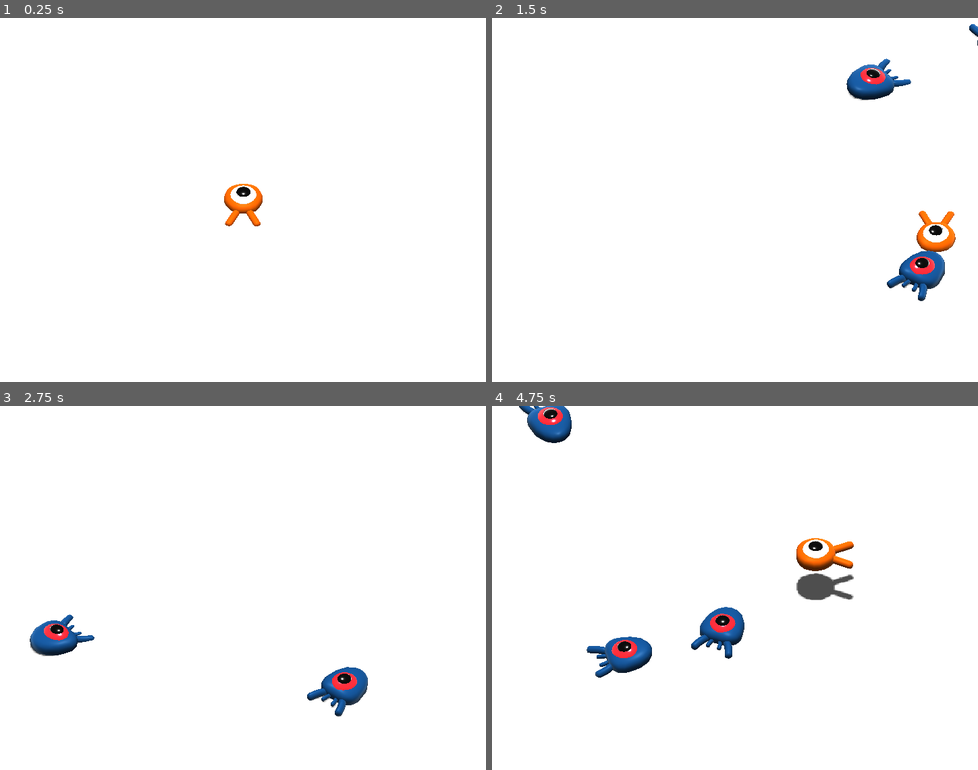
Above: before the commit, frames 1-4 (two rows, left to right).
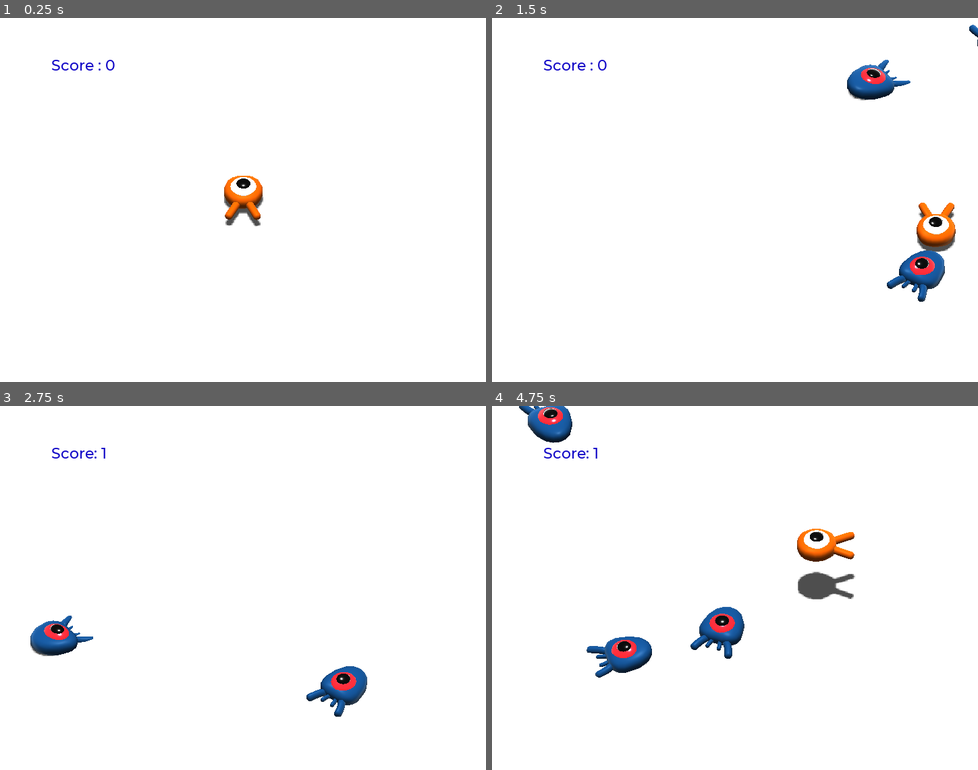
Above: after the commit, the same moments.

Repository: ggolden/godot_squash_the_creeps
Game: Godot game, scene res://Main.tscn
The game is run twice, just before and just after one commit, with the same random seed, the same clock (stepped at 60 frames per second) and the same inputs.
Inputs:
- Up to frame 1 (0.25 s): no input
- Up to frame 2 (1.5 s): tap Enter at 0.5 s; hold Right (move_right) 0.53-1.28 s; tap Space (jump) at 0.77 s; hold Down (move_back) from 1.28 s (still down)
- Up to frame 3 (2.75 s): tap Space (jump) at 1.52 s; release Down (move_back) at 2.03 s; hold Right (move_right) from 2.03 s (still down)
- Up to frame 4 (4.75 s): release Right (move_right) at 2.78 s; hold Up (move_forward) 2.78-3.53 s; tap Space (jump) at 3.02, 3.77, 4.52 s; hold Left (move_left) from 3.53 s (still down)

The runs differ from the first frame. In frame 1, 0.9% of the frame differs, in the area x 10-55%, y 11-58%; in frame 2, 1.1%; in frame 3, 0.3%; in frame 4, 1.4%, in the area x 5-75%, y 0-75%.

Commit message:
moving along

Diff:
--- a/Main.gd
+++ b/Main.gd
@@ -19,3 +19,8 @@
 	var player_position = $Player.transform.origin
 	mob.initialize(mob_spawn_location.translation, player_position)
 	add_child(mob)
+	mob.connect("squashed", $UserInterface/ScoreLabel, "_on_Mob_squashed")
+
+
+func _on_Player_hit():
+	$MobTimer.stop()
--- a/Main.tscn
+++ b/Main.tscn
@@ -1,8 +1,10 @@
-[gd_scene load_steps=9 format=2]
+[gd_scene load_steps=13 format=2]
 
 [ext_resource path="res://Player.tscn" type="PackedScene" id=1]
 [ext_resource path="res://Main.gd" type="Script" id=2]
 [ext_resource path="res://Mob.tscn" type="PackedScene" id=3]
+[ext_resource path="res://fonts/Montserrat-Medium.ttf" type="DynamicFontData" id=4]
+[ext_resource path="res://ScoreLabel.gd" type="Script" id=5]
 
 [sub_resource type="BoxShape" id=1]
 extents = Vector3( 30, 1, 30 )
@@ -20,6 +22,13 @@
 "points": PoolVector3Array( 0, 0, 0, 0, 0, 0, -14.0021, 0, -15.3811, 0, 0, 0, 0, 0, 0, 13.79, 0, -15.3104, 0, 0, 0, 0, 0, 0, 14.4265, 0, 15.5226, 0, 0, 0, 0, 0, 0, -14.0729, 0, 15.5933, 0, 0, 0, 0, 0, 0, -14.0021, 0, -15.3811 ),
 "tilts": PoolRealArray( 0, 0, 0, 0, 0 )
 }
+
+[sub_resource type="DynamicFont" id=6]
+size = 22
+font_data = ExtResource( 4 )
+
+[sub_resource type="Theme" id=7]
+default_font = SubResource( 6 )
 
 [node name="Main" type="Node"]
 script = ExtResource( 2 )
@@ -83,4 +92,20 @@
 wait_time = 0.5
 autostart = true
 
+[node name="UserInterface" type="Control" parent="."]
+margin_right = 40.0
+margin_bottom = 40.0
+theme = SubResource( 7 )
+
+[node name="ScoreLabel" type="Label" parent="UserInterface"]
+margin_left = 76.0
+margin_top = 56.0
+margin_right = 131.0
+margin_bottom = 87.0
+custom_colors/font_color = Color( 0.0705882, 0.0313726, 0.780392, 1 )
+text = "Score : 0
+"
+script = ExtResource( 5 )
+
+[connection signal="hit" from="Player" to="." method="_on_Player_hit"]
 [connection signal="timeout" from="MobTimer" to="." method="_on_MobTimer_timeout"]
--- a/Player.gd
+++ b/Player.gd
@@ -1,4 +1,6 @@
 extends KinematicBody
+
+signal hit
 
 # How fast the player moves in meters per second.
 export var speed = 14
@@ -54,3 +56,13 @@
 			if Vector3.UP.dot(collision.normal) > 0.1:
 				mob.squash()
 				velocity.y = bounce_impulse
+
+
+
+
+func die():
+	emit_signal("hit")
+	queue_free()
+
+func _on_MobDetector_body_entered(body):
+	die()
--- a/Player.tscn
+++ b/Player.tscn
@@ -1,10 +1,14 @@
-[gd_scene load_steps=4 format=2]
+[gd_scene load_steps=5 format=2]
 
 [ext_resource path="res://art/player.glb" type="PackedScene" id=1]
 [ext_resource path="res://Player.gd" type="Script" id=2]
 
 [sub_resource type="SphereShape" id=1]
-radius = 0.8
+radius = 1.39876
+
+[sub_resource type="CylinderShape" id=2]
+height = 1.47069
+radius = 1.4481
 
 [node name="Player" type="KinematicBody"]
 collision_mask = 6
@@ -15,5 +19,16 @@
 [node name="Character" parent="Pivot" instance=ExtResource( 1 )]
 
 [node name="CollisionShape" type="CollisionShape" parent="."]
-transform = Transform( 1, 0, 0, 0, 1, 0, 0, 0, 1, 0, 0.825354, 0 )
+transform = Transform( 1, 0, 0, 0, 1, 0, 0, 0, 1, 0, 0.806121, 0.0200586 )
 shape = SubResource( 1 )
+
+[node name="MobDetector" type="Area" parent="."]
+collision_layer = 0
+collision_mask = 2
+monitorable = false
+
+[node name="CollisionShape" type="CollisionShape" parent="MobDetector"]
+transform = Transform( 1, 0, 0, 0, 1, 0, 0, 0, 1, 0, 0.530119, 0 )
+shape = SubResource( 2 )
+
+[connection signal="body_entered" from="MobDetector" to="." method="_on_MobDetector_body_entered"]
--- /dev/null
+++ b/ScoreLabel.gd
@@ -0,0 +1,8 @@
+extends Label
+
+var score = 0
+
+
+func _on_Mob_squashed():
+	score += 1
+	text = "Score: %s"  % score
